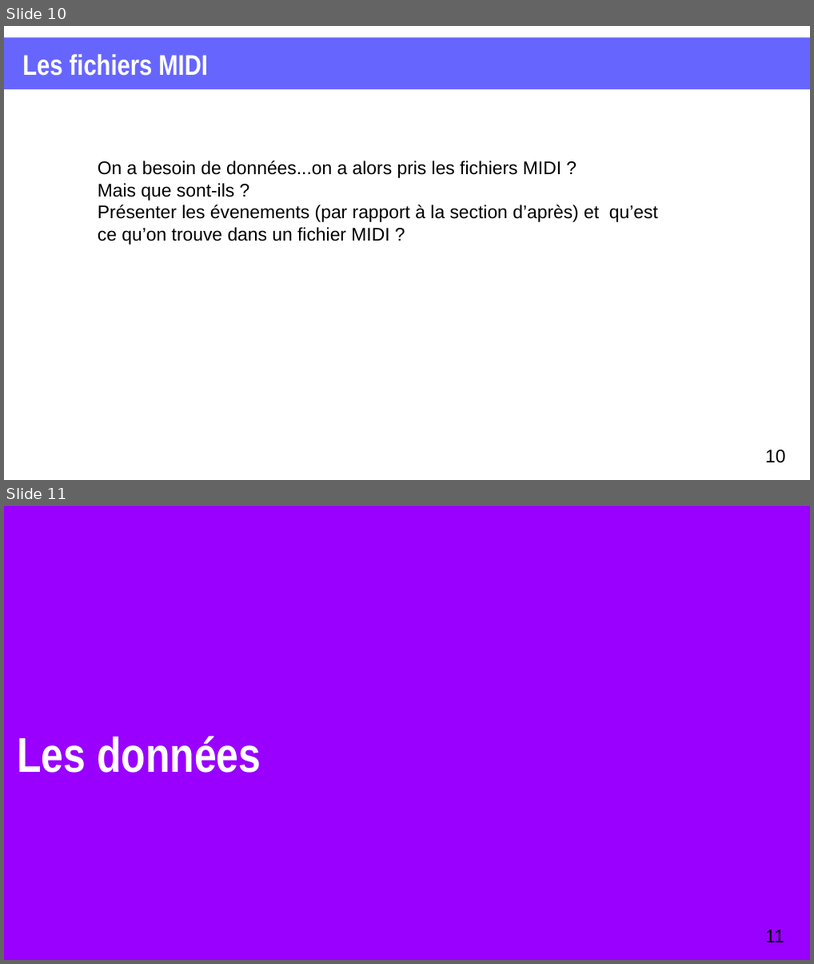
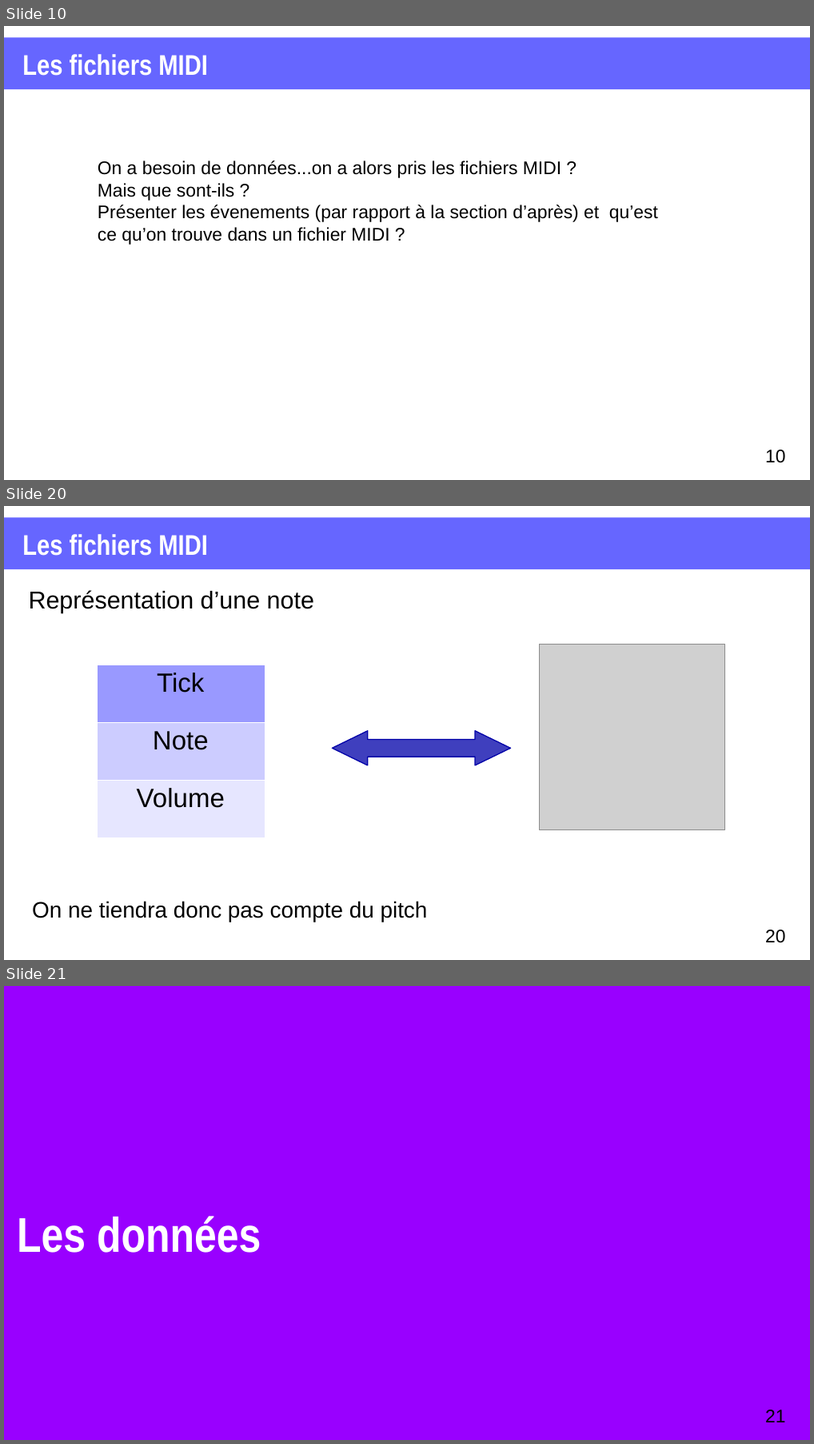
Before and after one commit to XgLsuLzRMy/Composition-Musicale-par-Reseau-de-Neurones, a slide deck: projet.odp. Shown one above the other, each under a label of ours: slides 10 and 11 before the commit, slides 10, 20 and 21 after it; the slides between them are not shown. The pictures are 814x964 and 814x1444 pixels, drawn with LibreOffice and Linux fonts; fonts in the diff are those of the drawing; grey boxes stand for pictures. Boxes give left, top, right and bottom in pixels: in the first picture for what was removed or moved away, otherwise in the second. Text is boxed around its words. In the diff, an @@ line names an element or a change of style, - is before the commit and + after.

Commit message:
partie midi

```diff
--- a/projet.odp
+++ b/projet.odp
@@ slide 20 added at (4, 506, 810, 960), background #FFFFFF @@
@@ rectangle added at (4, 518, 810, 570), fill #6666FF @@
@@ title added at (22, 534, 207, 556), 28 pt, text #FFFFFF, bold @@
+Les fichiers MIDI
@@ text added at (29, 590, 314, 613), 24 pt, text #000000 @@
+Représentation d’une note
@@ picture added at (540, 644, 726, 830) @@
@@ table added at (97, 664, 265, 837), 3 rows, 1 columns @@
+Tick
+Note
+Volume
@@ left right arrow added at (333, 731, 511, 765), fill #3F3FBE, outline #0000A8 0.99 pt @@
@@ text added at (32, 900, 428, 921), 22 pt, text #000000 @@
+On ne tiendra donc pas compte du pitch
@@ page number added at (766, 929, 786, 943), 18 pt, text #000000 @@
+20
@@ what was slide 11 is now slide 21 @@
@@ page number at (766, 1409, 786, 1422): text changed @@
-11
+21
```
Also in this commit, not shown: 2 slides changed, 9 other slides added, 1 other file.
